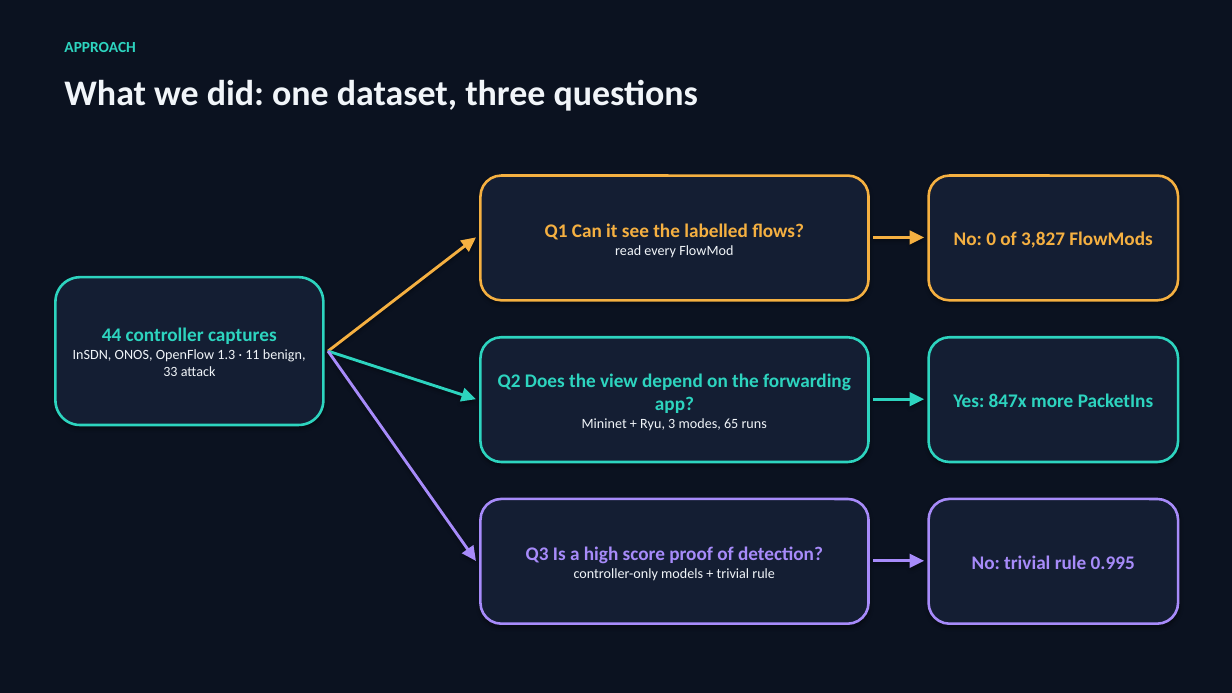
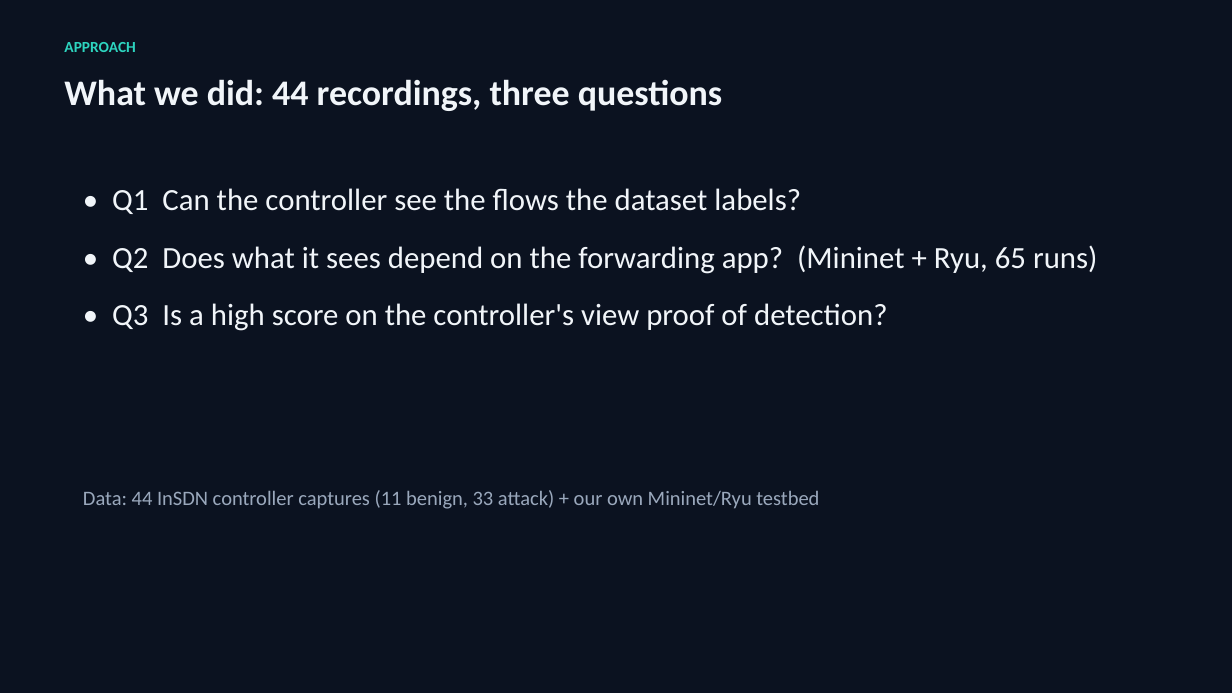
Before and after one commit to adhyan-jain/Proteus, a slide deck: slide 3 of research/insdn_controller/PRESENTATION.pptx. Drawn at 1232x693 pixels with LibreOffice and Linux fonts; fonts in the diff are those of the drawing. Boxes give left, top, right and bottom in pixels: in the first picture for what was removed or moved away, otherwise in the second. Text is boxed around its words. In the diff, an @@ line names an element or a change of style, - is before the commit and + after.

Commit message:
Deck: simplify slides (bullets, big numbers, two charts); keep flowchart only for the architecture slide

```diff
--- a/research/insdn_controller/PRESENTATION.pptx
+++ b/research/insdn_controller/PRESENTATION.pptx
@@ text at box(64, 79, 722, 111): text changed @@
-What we did: one dataset, three questions
+What we did: 44 recordings, three questions
@@ rounded rectangle removed at box(481, 176, 869, 300) @@
-Q1 Can it see the labelled flows?
-read every FlowMod
@@ rounded rectangle removed at box(929, 176, 1178, 300) @@
-No: 0 of 3,827 FlowMods
@@ text added at box(112, 188, 1097, 331), 24 pt, text #F1F5F9 @@
+• Q1 Can the controller see the flows the dataset labels?
+• Q2 Does what it sees depend on the forwarding app? (Mininet + Ryu, 65 runs)
+• Q3 Is a high score on the controller's view proof of detection?
@@ arrow removed from (328, 351) to (476, 238) @@
@@ arrow removed from (873, 238) to (924, 238) @@
@@ rounded rectangle removed at box(55, 277, 323, 425) @@
-44 controller captures
-InSDN, ONOS, OpenFlow 1.3 · 11 benign, 33 attack
@@ arrow removed from (328, 351) to (476, 399) @@
@@ arrow removed from (328, 351) to (476, 561) @@
@@ rounded rectangle removed at box(481, 337, 869, 462) @@
-Q2 Does the view depend on the forwarding app?
-Mininet + Ryu, 3 modes, 65 runs
@@ rounded rectangle removed at box(929, 337, 1178, 462) @@
-Yes: 847x more PacketIns
@@ arrow removed from (873, 399) to (924, 399) @@
@@ text added at box(83, 490, 819, 509), 16 pt, text #9AA8BC @@
+Data: 44 InSDN controller captures (11 benign, 33 attack) + our own Mininet/Ryu testbed
@@ rounded rectangle removed at box(481, 499, 869, 624) @@
-Q3 Is a high score proof of detection?
-controller-only models + trivial rule
@@ rounded rectangle removed at box(929, 499, 1178, 624) @@
-No: trivial rule 0.995
@@ arrow removed from (873, 561) to (924, 561) @@
```
Also in this commit, not shown: 8 other slides changed, 1 other file.
